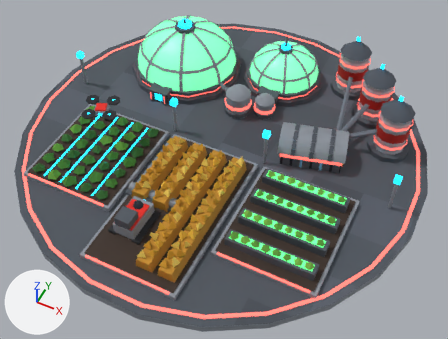
The glTF model game/assets/models/farm_scifi_red.glb: old version first, new version second.
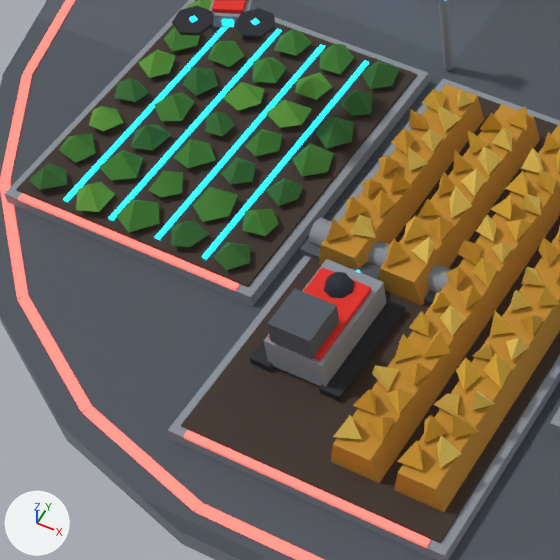
Each version appears first whole from a 50 mm camera at (0.679, -1.341, 1.557) aimed at (0.061, -0.105, 0.012), and next in a close-up on the part from 5% to 48% of the width and 32% to 88% of the height. Lighting does not change. The marker at lower left points along +X, +Y and +Z. The last two pictures show the newer version. Vertices at exactly the same position are counted once.

The first close-up shows 'farm_scifi_red'.
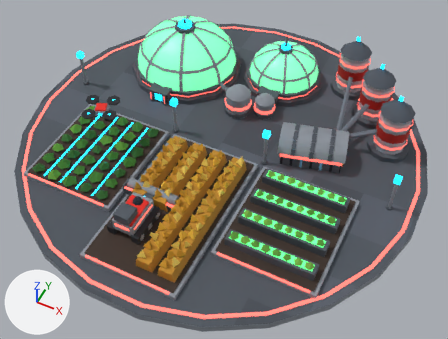
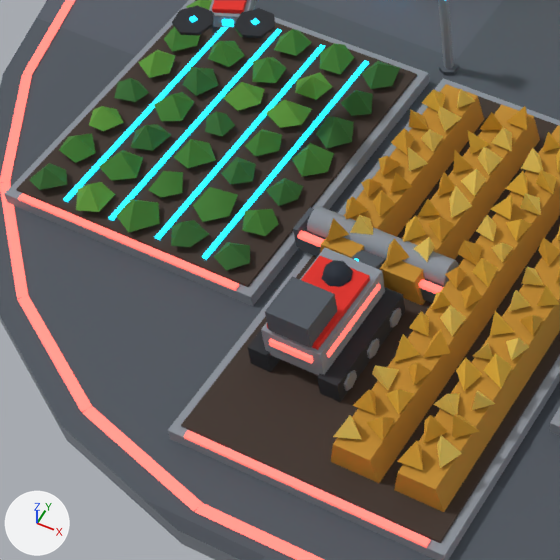
Pixel boxes [x1, y1, x2, y2] of what changed, in the close-ups (560 x 560 px; the box of a moved part takes in the faces that stretch with it):
part 1 of me_deck, added: after [317, 288, 405, 402]
part 2 of me_deck, added: after [344, 370, 357, 391]
part 3 of me_deck, added: after [367, 338, 380, 359]
part 4 of me_deck, added: after [389, 308, 402, 328]
part 5 of me_deck, added: after [247, 260, 315, 372]
part 6 of me_deck, moved or reshaped: before [264, 259, 387, 386]; after [261, 248, 385, 375]
part 7 of me_deck, moved or reshaped: before [269, 267, 372, 361]; after [267, 256, 370, 350]
part 8 of me_deck, moved or reshaped: before [267, 288, 339, 359]; after [265, 277, 337, 348]
part 9 of me_deck, moved or reshaped: before [324, 272, 355, 298]; after [322, 260, 353, 287]
part 10 of me_deck, moved or reshaped: before [353, 262, 380, 280]; after [351, 250, 385, 269]
part 11 of me_deck, moved or reshaped (mostly hidden): before [300, 238, 436, 305]; after [298, 227, 444, 303]
part 12 of me_deck, moved or reshaped: before [309, 218, 452, 293]; after [307, 206, 458, 286]
part 13 of me_deck, added: after [293, 207, 314, 248]
part 14 of me_deck, added: after [327, 284, 381, 358]
part 15 of me_deck, added: after [269, 338, 313, 364]
part 16 of me_deck, added: after [297, 230, 443, 294]
part 17 of me_deck, deleted: before [319, 299, 405, 402]
part 18 of me_deck, deleted: before [250, 270, 318, 372]

Diff of the bpy script that builds the scene:
```diff
--- a/game/assets/models/farm_scifi_red.glb.py
+++ b/game/assets/models/farm_scifi_red.glb.py
@@ me_deck @@
 # used by ob_farm_scifi_red; location = (0.0, 0.0, 0.0)
-me_deck.from_pydata(...)  # 3245 vertices, 3751 faces; spans x -0.694..0.694, y -0.694..0.694, z -0.01..0.25
+me_deck.from_pydata(...)  # 3405 vertices, 3983 faces; spans x -0.694..0.694, y -0.694..0.694, z -0.01..0.25
+# me_deck part 1: a new loose piece, a box spanning x -0.045..-0.021, y -0.505..-0.375, z 0.034..0.064, in mat_baked (picture img_bake)
+# me_deck part 2: a new loose piece, a 6-sided cylinder along x spanning x -0.0225..-0.0185, y -0.4945..-0.4755, z 0.038..0.06, in mat_baked (picture img_bake)
+# me_deck part 3: a new loose piece, a 6-sided cylinder along x spanning x -0.0225..-0.0185, y -0.4495..-0.4305, z 0.038..0.06, in mat_baked (picture img_bake)
+# me_deck part 4: a new loose piece, a 6-sided cylinder along x spanning x -0.0225..-0.0185, y -0.4045..-0.3855, z 0.038..0.06, in mat_baked (picture img_bake)
+# me_deck part 5: a new loose piece, a box spanning x -0.129..-0.105, y -0.505..-0.375, z 0.034..0.064, in mat_baked (picture img_bake)
+# me_deck part 6: the loose piece of 8 vertices spanning x -0.11..-0.04, y -0.5..-0.38, z 0.04..0.08 is moved by (0.0, 0.0, 0.019)
+# me_deck part 7: the loose piece of 8 vertices spanning x -0.105..-0.045, y -0.496..-0.396, z 0.079..0.087 is moved by (0.0, 0.0, 0.019)
+# me_deck part 8: the loose piece of 8 vertices spanning x -0.1..-0.05, y -0.5..-0.45, z 0.085..0.115 is moved by (0.0, 0.0, 0.019)
+# me_deck part 9: the loose piece of 17 vertices spanning x -0.093..-0.057, y -0.428..-0.392, z 0.083..0.101 is moved by (0.0, 0.0, 0.019)
+# me_deck part 10: the loose piece of 8 vertices spanning x -0.09..-0.06, y -0.395..-0.345, z 0.022..0.064 is moved by (0.0, 0.0, 0.019)
+# me_deck part 11: the loose piece of 8 vertices spanning x -0.165..0.015, y -0.355..-0.325, z 0.02..0.04 is moved by (0.0, 0.0, 0.019)
+# me_deck part 12: the loose piece of 16 vertices spanning x -0.16..0.01, y -0.344..-0.312, z 0.028..0.06 is moved by (0.0, 0.0, 0.019)
+# me_deck part 13: a new loose piece, a box spanning x -0.171..-0.165, y -0.353..-0.319, z 0.039..0.069, in mat_baked (picture img_bake)
+# me_deck part 14: a new loose piece, a box spanning x -0.0415..-0.0375, y -0.49..-0.39, z 0.083..0.089, in mat_glow_strip_e6261a (red #ec5c53, glowing red #ff645a)
+# me_deck part 15: a new loose piece, a box spanning x -0.1..-0.05, y -0.5035..-0.4995, z 0.082..0.09, in mat_glow_strip_e6261a (red #ec5c53, glowing red #ff645a)
+# me_deck part 16: a new loose piece, a box spanning x -0.165..0.015, y -0.355..-0.347, z 0.058..0.063, in mat_glow_strip_e6261a (red #ec5c53, glowing red #ff645a)
+# me_deck part 17: the loose piece of 8 vertices spanning x -0.045..-0.021, y -0.505..-0.375, z 0.015..0.045 is deleted
+# me_deck part 18: the loose piece of 8 vertices spanning x -0.129..-0.105, y -0.505..-0.375, z 0.015..0.045 is deleted
+# other edits to the shape of me_deck do not show in these pictures
 me_deck.materials.append(mat_baked)
```
